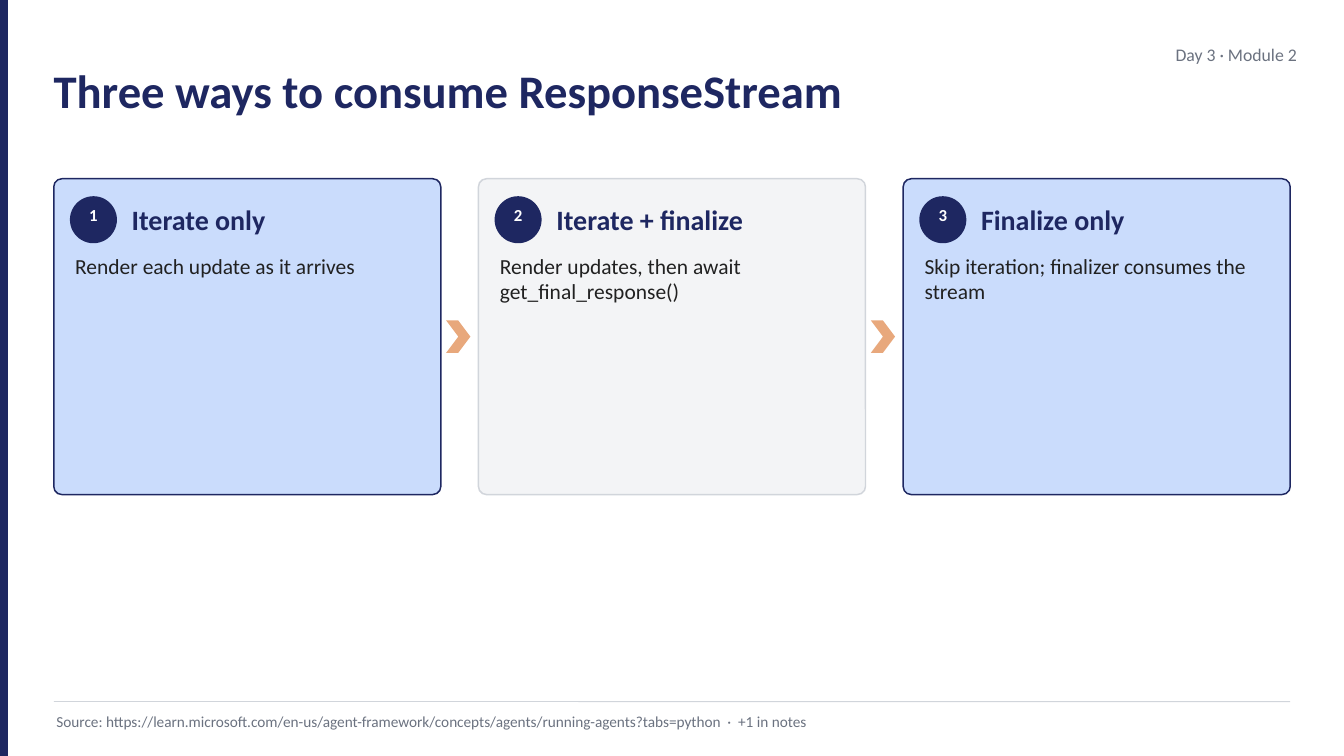
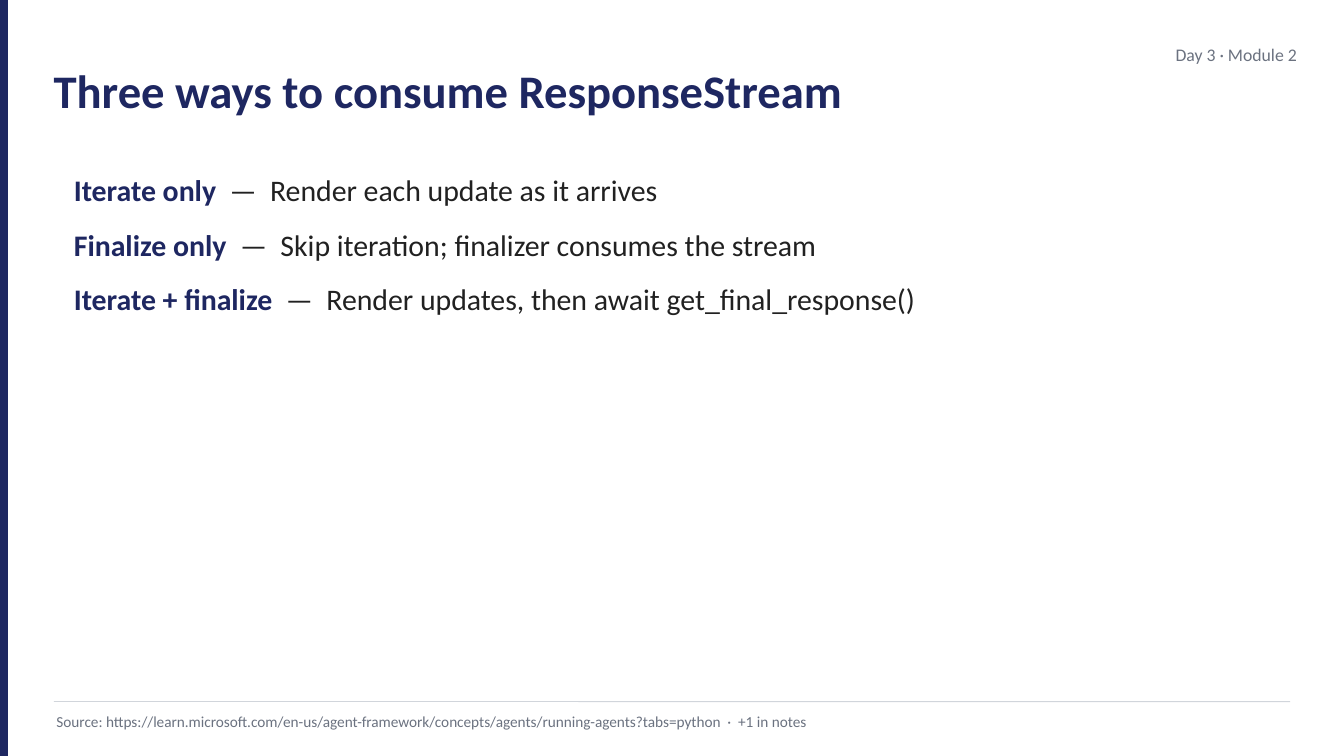
Before and after one commit to JimPiquant/Building-AI-Apps-and-Agents, a slide deck: slide 3 of decks/day3/module-2-streaming-structured.pptx. Drawn at 1344x756 pixels with LibreOffice and Linux fonts; fonts in the diff are those of the drawing. Boxes give left, top, right and bottom in pixels: in the first picture for what was removed or moved away, otherwise in the second. Text is boxed around its words. In the diff, an @@ line names an element or a change of style, - is before the commit and + after.

```diff
--- a/decks/day3/module-2-streaming-structured.pptx
+++ b/decks/day3/module-2-streaming-structured.pptx
@@ rounded rectangle removed at box(54, 179, 441, 495) @@
@@ rounded rectangle removed at box(478, 179, 866, 495) @@
@@ rounded rectangle removed at box(903, 179, 1290, 495) @@
@@ ellipse removed at box(70, 196, 117, 243) @@
@@ text added at box(74, 180, 915, 315), 16 pt, text #212121 @@
+• Iterate only — Render each update as it arrives
+• Finalize only — Skip iteration; finalizer consumes the stream
+• Iterate + finalize — Render updates, then await get_final_response()
@@ ellipse removed at box(495, 196, 542, 243) @@
@@ ellipse removed at box(919, 196, 966, 243) @@
@@ text removed at box(89, 210, 98, 221) @@
-1
@@ text removed at box(132, 210, 265, 235) @@
-Iterate only
@@ text removed at box(514, 210, 523, 221) @@
-2
@@ text removed at box(556, 210, 743, 230) @@
-Iterate + finalize
@@ text removed at box(939, 210, 948, 221) @@
-3
@@ text removed at box(981, 210, 1124, 235) @@
-Finalize only
@@ text removed at box(75, 259, 355, 278) @@
-Render each update as it arrives
@@ text removed at box(500, 259, 741, 303) @@
-Render updates, then await get_final_response()
@@ text removed at box(925, 259, 1245, 299) @@
-Skip iteration; finalizer consumes the stream
@@ chevron removed at box(446, 320, 470, 352) @@
@@ chevron removed at box(871, 320, 895, 352) @@
```
Also in this commit, not shown: 8 other slides changed, 2 slides removed, 28 other files.
